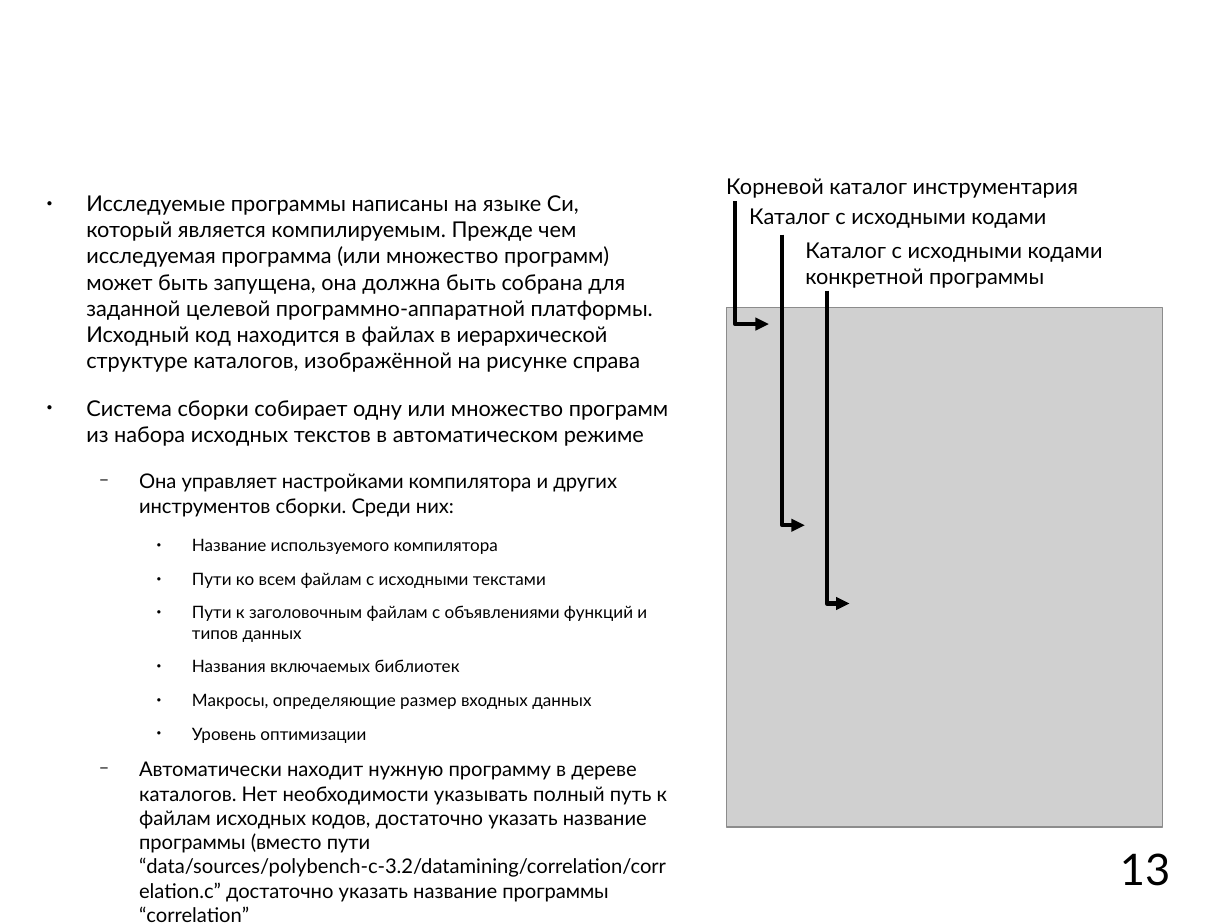
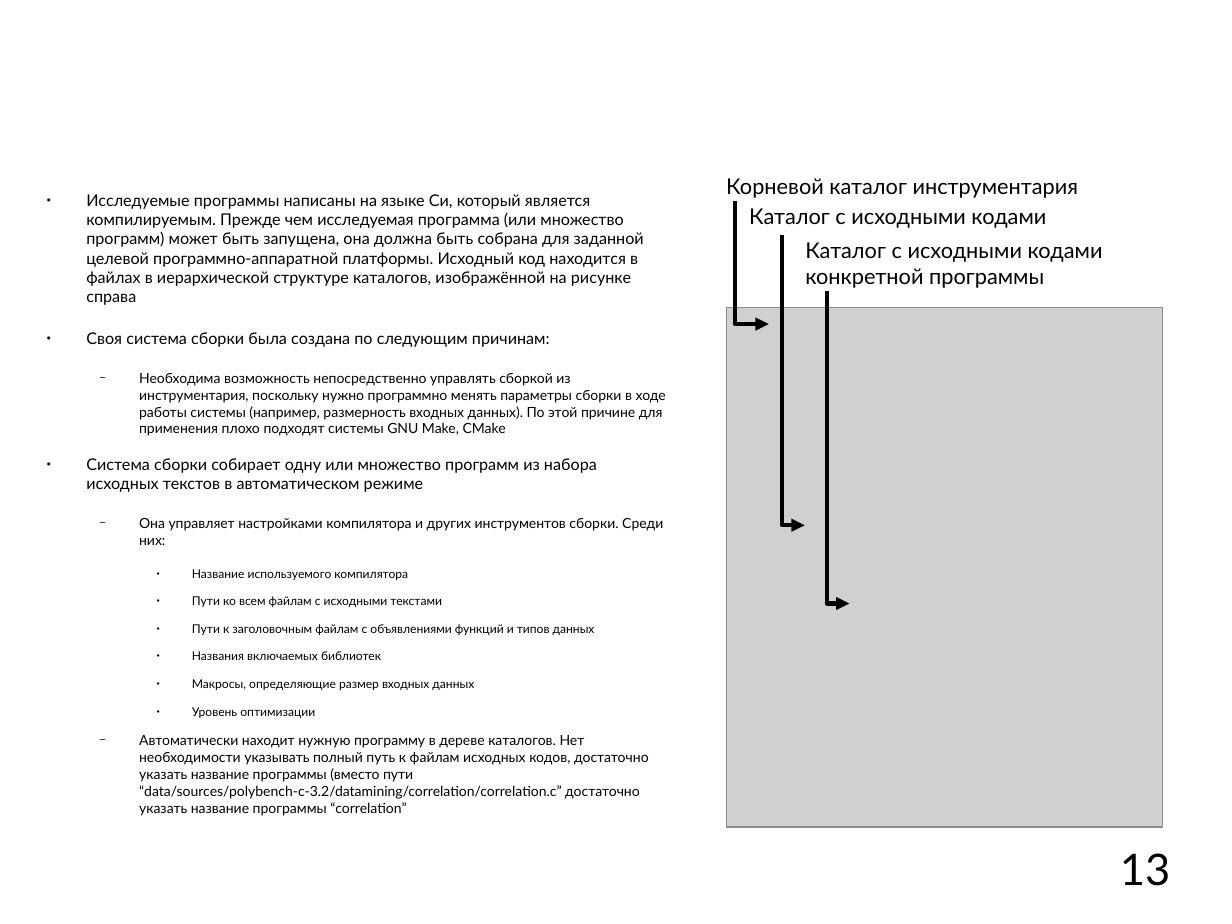
Before and after one commit to mkpankov/adaptor, a slide deck: slide 13 of diploma/defense/brochure.odp. Drawn at 1232x924 pixels with LibreOffice and Linux fonts; fonts in the diff are those of the drawing; grey boxes stand for pictures; background and template pictures are left out. Boxes give left, top, right and bottom in pixels: in the first picture for what was removed or moved away, otherwise in the second. Text is boxed around its words. In the diff, an @@ line names an element or a change of style, - is before the commit and + after.

```diff
--- a/diploma/defense/brochure.odp
+++ b/diploma/defense/brochure.odp
@@ text at [86, 194, 663, 816]: size 14 to 10.4 pt in "Исследуемые программы написаны на языке Си, который ...", "Система сборки собирает одну или множество программ ..."; size 13 to 9.1 pt in "Она управляет настройками компилятора и других инструментов ...", "Автоматически находит нужную программу в дереве каталогов. ..."; size 11 to 7.8 pt in "Название используемого компилятора", "Пути ко всем файлам с исходными текстами", "Пути к заголовочным файлам с объявлениями функций ...", "Названия включаемых библиотек" and 2 more places @@
@@ text at [86, 332, 666, 436]: paragraphs added @@
+● Своя система сборки была создана по следующим причинам:
+  − Необходима возможность непосредственно управлять сборкой из инструментария, поскольку нужно программно менять параметры сборки в ходе работы системы (например, размерность входных данных). По этой причине для применения плохо подходят системы GNU Make, CMake
```
Also in this commit, not shown: 3 other slides changed.
